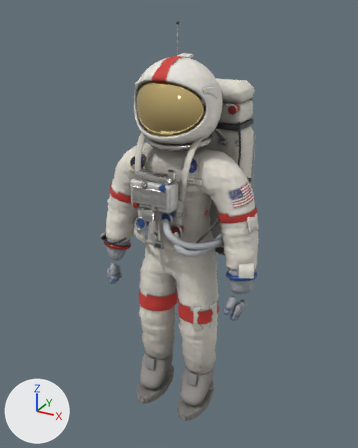
One commit to the glTF model public/models/astronaut-a7l.glb: the scene before it, then after it.
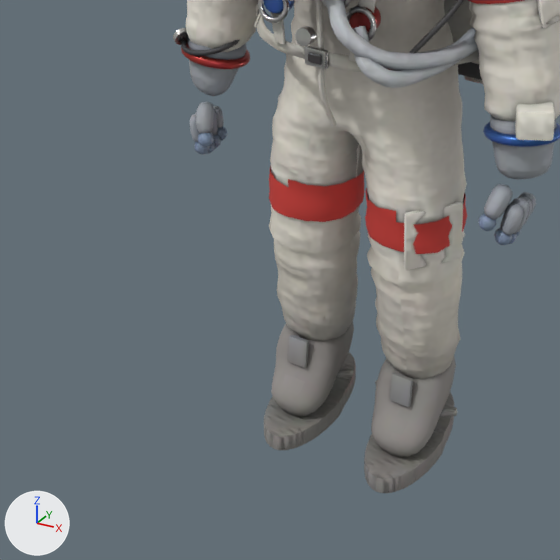
Each version is shown whole from a camera (50 mm lens) standing at (1.11, -2.012, 2.074) and looking at (-0.033, 0.065, 1.035), then close up on the part from 8% to 72% of the width and 49% to 100% of the height. Lighting does not change. The marker at lower left points along +X, +Y and +Z. The older version's two pictures come first. Objects named as collision shapes, trigger or cutter boxes, shadow casters or lower levels of detail are left out. Vertices at exactly the same position are counted once.

The scene before the commit, as lines of its bpy script (objects in view):
```python
me_astronaut_lod0 = bpy.data.meshes.new('Astronaut_LOD0')
me_astronaut_lod0.from_pydata(...)  # 21065 vertices, 41368 faces; spans x -0.44..0.45, y -0.29..0.43, z 0.0..2.01
# faces by material slot: [40428, 484, 264, 192]
me_astronaut_lod0.materials.append(mat_suitpbr)
me_astronaut_lod0.materials.append(mat_goldvisor)  # yellow #ffe39d
me_astronaut_lod0.materials.append(mat_clearvisor)  # white #edf3f9
me_astronaut_lod0.materials.append(mat_flagpatch)  # picture img_flag_patch_usa
me_commanderstripes = bpy.data.meshes.new('CommanderStripes')
me_commanderstripes.from_pydata(...)  # 714 vertices, 1064 faces; spans x -0.397..0.401, y -0.175..0.169, z 0.576..1.873
me_commanderstripes.materials.append(mat_commanderstripes)  # red #ce3f38
ob_astronaut_lod0 = bpy.data.objects.new('Astronaut_LOD0', me_astronaut_lod0)
ob_astronaut_lod0.location = (0.0, 0.0, 0.0)
ob_commanderstripes = bpy.data.objects.new('CommanderStripes', me_commanderstripes)
ob_commanderstripes.location = (0.0, 0.0, 0.0)
```
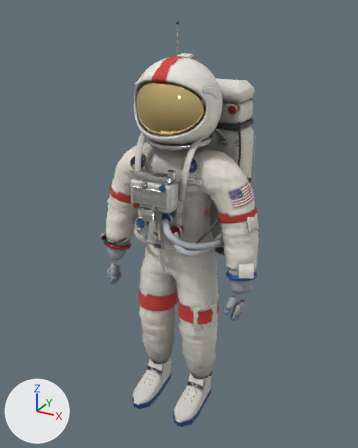
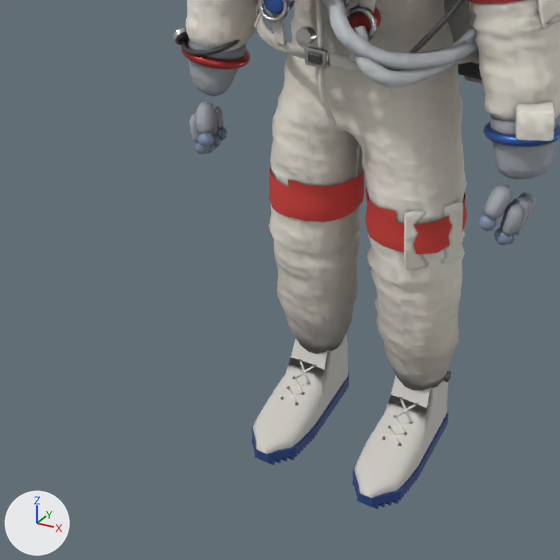
The edits, one by one:
Material 'Sole' (mat_sole) is new.
Its base color is (0.025, 0.065, 0.24) (blue #2c4886).
Its roughness is 0.4.
Material 'Strap' (mat_strap) is new.
Its base color is (0.74, 0.71, 0.64) (light grey #dfdbd1).
Its roughness is 0.55.
Material 'Overshoe' (mat_overshoe) is new.
Its base color is (0.62, 0.6, 0.56) (light grey #cecbc5).
Its roughness is 0.72.
Material 'Buckle' (mat_buckle) is new.
Its base color is (0.18, 0.18, 0.19) (grey #767679).
Its metallic is 0.75.
Its roughness is 0.32.
me_astronaut_lod0 is used by ob_astronaut_lod0; location (0.0, 0.0, 0.0).
me_astronaut_lod0 had 21065 vertices, 41368 faces and spanned x -0.44..0.45, y -0.29..0.43, z 0.0..2.01.
me_astronaut_lod0 now has 22161 vertices, 43002 faces and spans x -0.44..0.45, y -0.29..0.43, z 0.0..2.01.
me_astronaut_lod0 part 1: a new loose piece, a box spanning x 0.1087..0.1593, y -0.2417..-0.2365, z 0.0..0.012, in mat_sole (blue #2c4886).
me_astronaut_lod0 part 2: the loose piece of 56 vertices spanning x 0.11..0.16, y -0.1..-0.08, z 0.17..0.23 is deleted.
me_astronaut_lod0 part 3: the loose piece of 56 vertices spanning x -0.16..-0.11, y -0.1..-0.08, z 0.17..0.23 is deleted.
me_astronaut_lod0 part 4: 156 vertices moved from x -0.21..0.21, y -0.18..0.08, z 0.0..0.29 to x -0.21..0.21, y -0.18..0.08, z 0.0..0.28; 1277 vertices removed from x -0.24..0.24, y -0.2..0.14, z 0.0..0.29; 2245 vertices added at x -0.21..0.21, y -0.25..0.09, z 0.0..0.28.
me_astronaut_lod0 part 5: 19 faces spanning x -0.13..0.16, y -0.16..-0.03, z 0.07..0.19 switch from mat_suitpbr to mat_overshoe (light grey #cecbc5).
Other edits to the shape of me_astronaut_lod0 do not show in these pictures.
me_astronaut_lod0 gains material mat_sole (blue #2c4886).
me_astronaut_lod0 gains material mat_strap (light grey #dfdbd1).
me_astronaut_lod0 gains material mat_buckle (grey #767679).

Where the change shows, as pixel boxes [x1, y1, x2, y2] in the close-ups (560 x 560 px; the box of a moved part takes in the faces that stretch with it):
'Astronaut_LOD0', reshaped: before [173, 0, 560, 493]; after [173, 0, 560, 509]
part 1 of me_astronaut_lod0, added: after [357, 496, 379, 509]
part 2 of me_astronaut_lod0, deleted: before [390, 372, 413, 407]
part 3 of me_astronaut_lod0, deleted: before [288, 335, 309, 368]
part 4 of me_astronaut_lod0, moved or reshaped: before [264, 301, 460, 493]; after [252, 305, 459, 506]
part 5 of me_astronaut_lod0, recoloured: after [314, 350, 413, 458]
